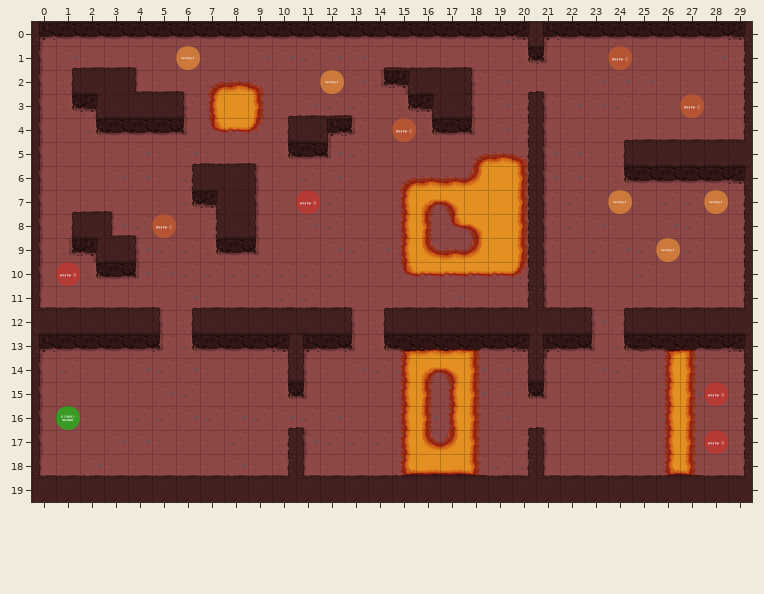
A Tiled map (JSON) gets an edit: assets/tilemaps/demoMap.json. Above is the file before it was changed.
Cells are 64x64 px. Shown: x 0..29, y 0..19.
The same view after the edit:
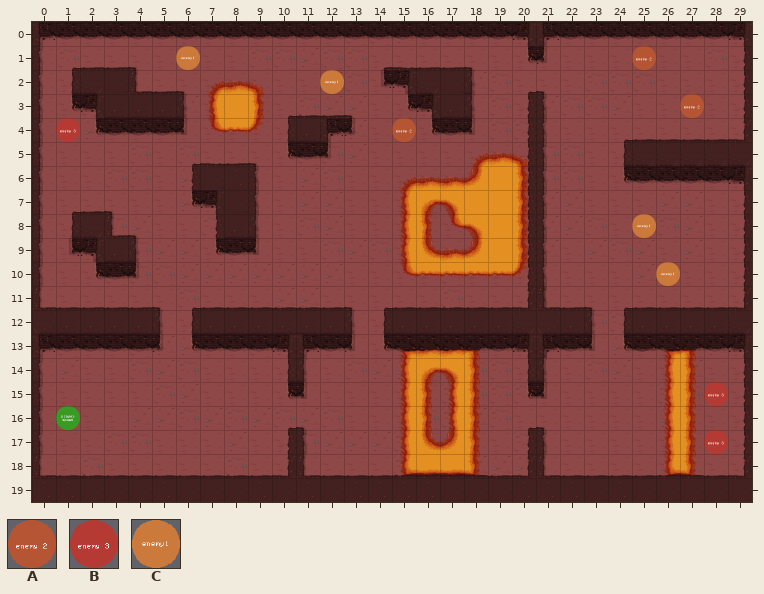
Key: from "tiles 1": A 5, B 6, C 13.
_ is an empty cell.
The exact change:
Layer "2":
y 1: x 24 A -> _
y 7: x 24 C -> _; x 28 C -> _
y 9: x 26 C -> _
Layer "markers":
y 1: x 25 _ -> A
y 4: x 1 _ -> B
y 7: x 11 B -> _
y 8: x 5 A -> _; x 25 _ -> C
y 10: x 1 B -> _; x 26 _ -> C
